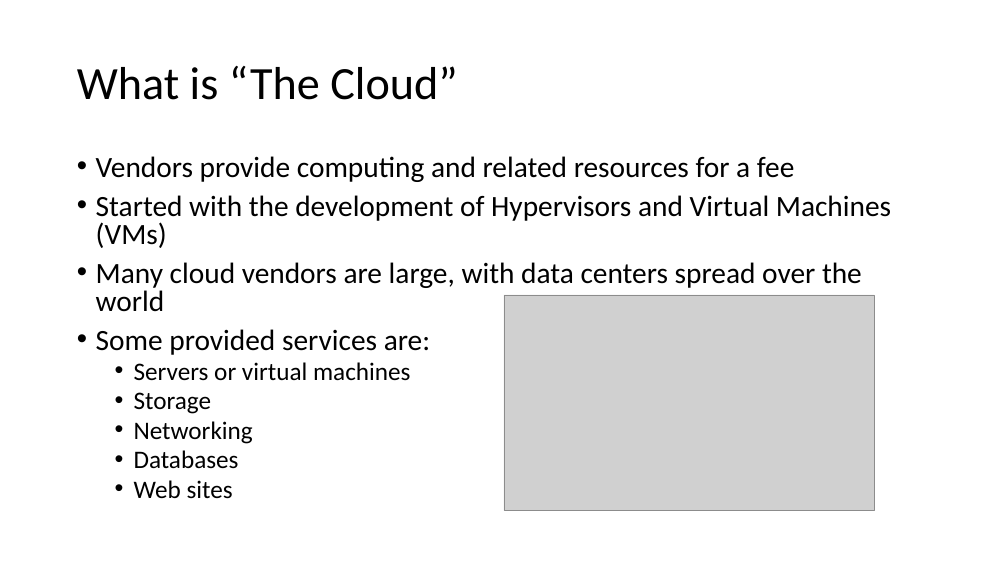
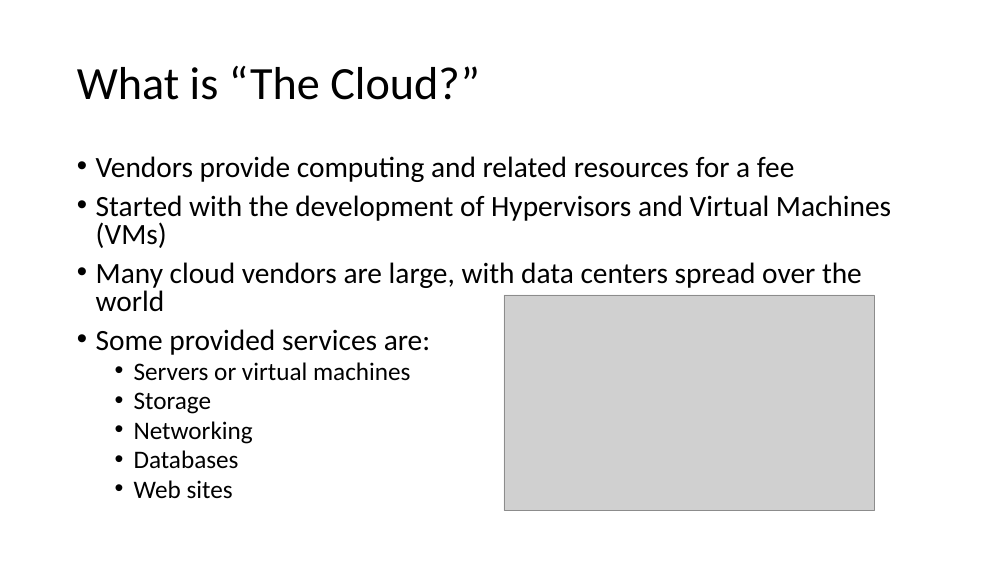
Before and after one commit to john-r2/CyberSec-Modules, a slide deck: slide 2 of 2.VM_Cloud/Cloud Computing Basics.pptx. Drawn at 1008x567 pixels with LibreOffice and Linux fonts; fonts in the diff are those of the drawing; grey boxes stand for pictures. Boxes give left, top, right and bottom in pixels: in the first picture for what was removed or moved away, otherwise in the second. Text is boxed around its words. In the diff, an @@ line names an element or a change of style, - is before the commit and + after.

```diff
--- a/2.VM_Cloud/Cloud Computing Basics.pptx
+++ b/2.VM_Cloud/Cloud Computing Basics.pptx
@@ title at bbox=[77, 66, 480, 100]: text changed @@
-What is “The Cloud”
+What is “The Cloud?”
```
Also in this commit, not shown: 4 other slides changed, 3 other files.
